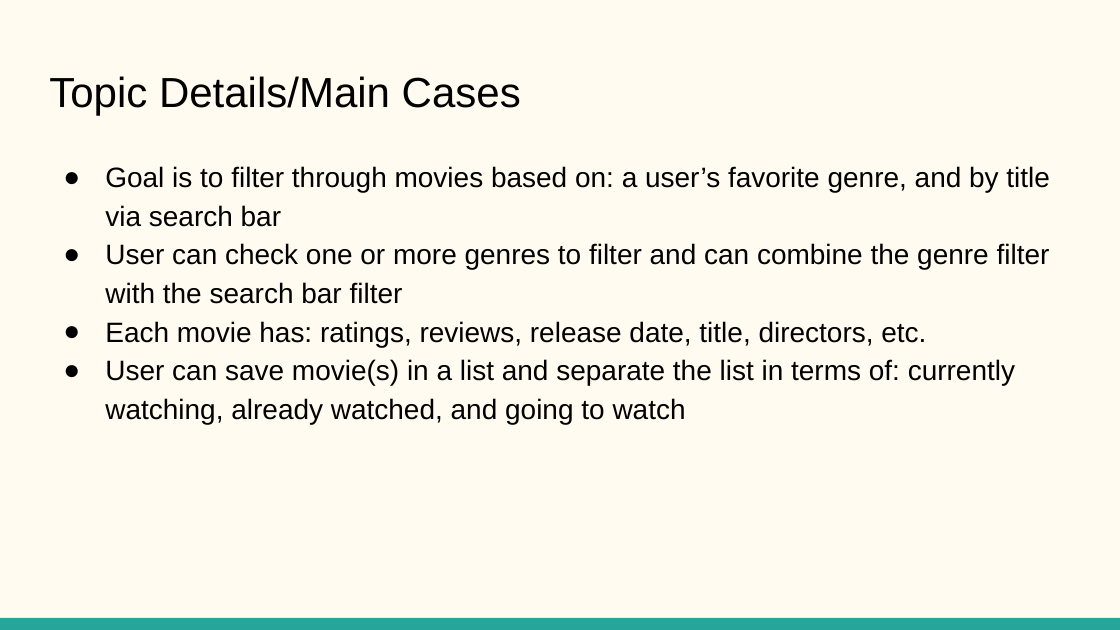
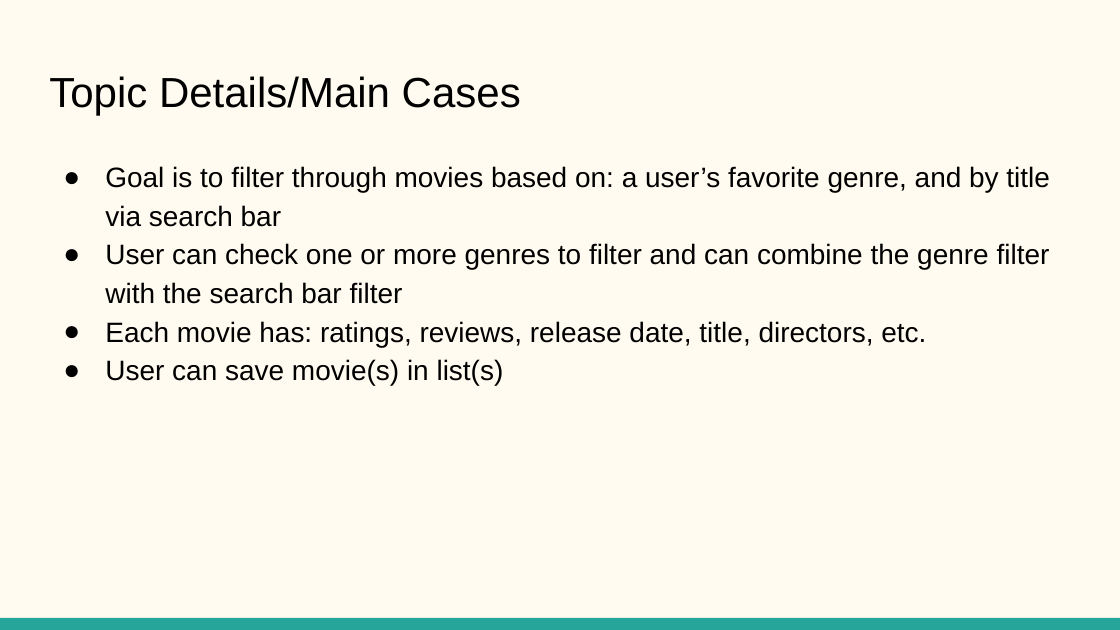
Before and after one commit to winstonlou/CSE111-Project, a slide deck: slide 2 of files&pdfs/CSE111_ProjectUpdated.pptx. Drawn at 1120x630 pixels with LibreOffice and Linux fonts; fonts in the diff are those of the drawing. Boxes give left, top, right and bottom in pixels: in the first picture for what was removed or moved away, otherwise in the second. Text is boxed around its words. In the diff, an @@ line names an element or a change of style, - is before the commit and + after.

```diff
--- a/files&pdfs/CSE111_ProjectUpdated.pptx
+++ b/files&pdfs/CSE111_ProjectUpdated.pptx
@@ text at (105, 359, 504, 385): text changed @@
-● User can save movie(s) in a list and separate the list in terms of: currently watching, already watched, and going to watch
+● User can save movie(s) in list(s)
```
Also in this commit, not shown: 3 other slides changed, 1 slide added.
